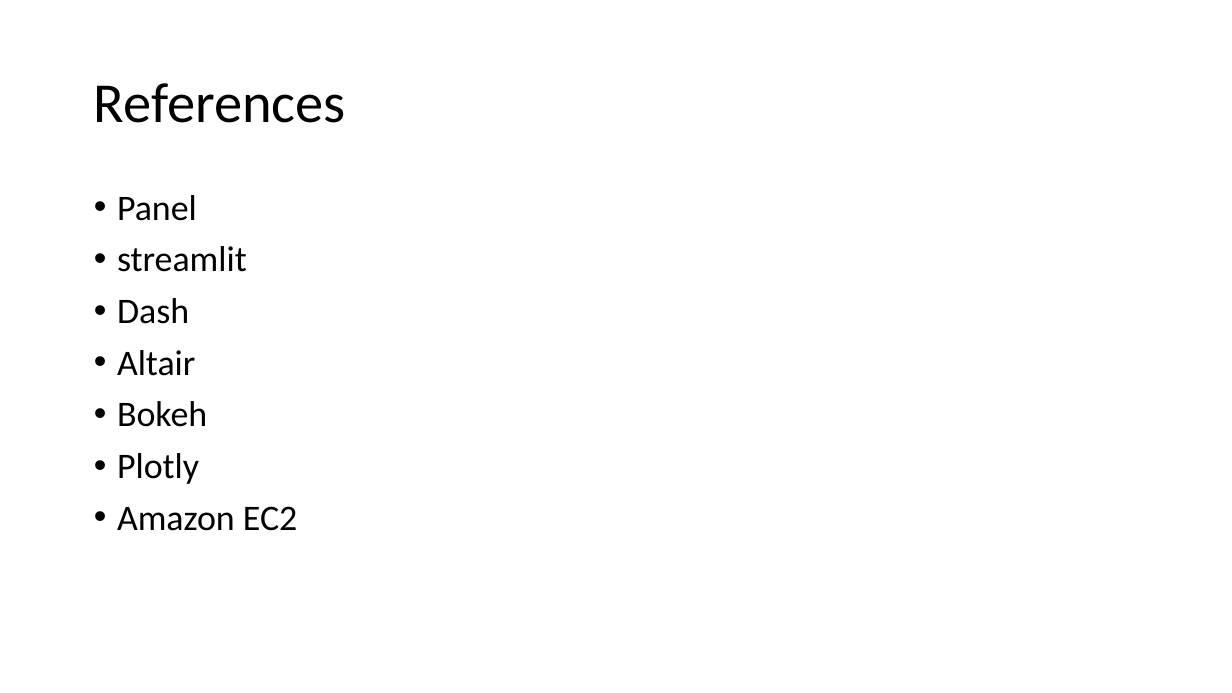
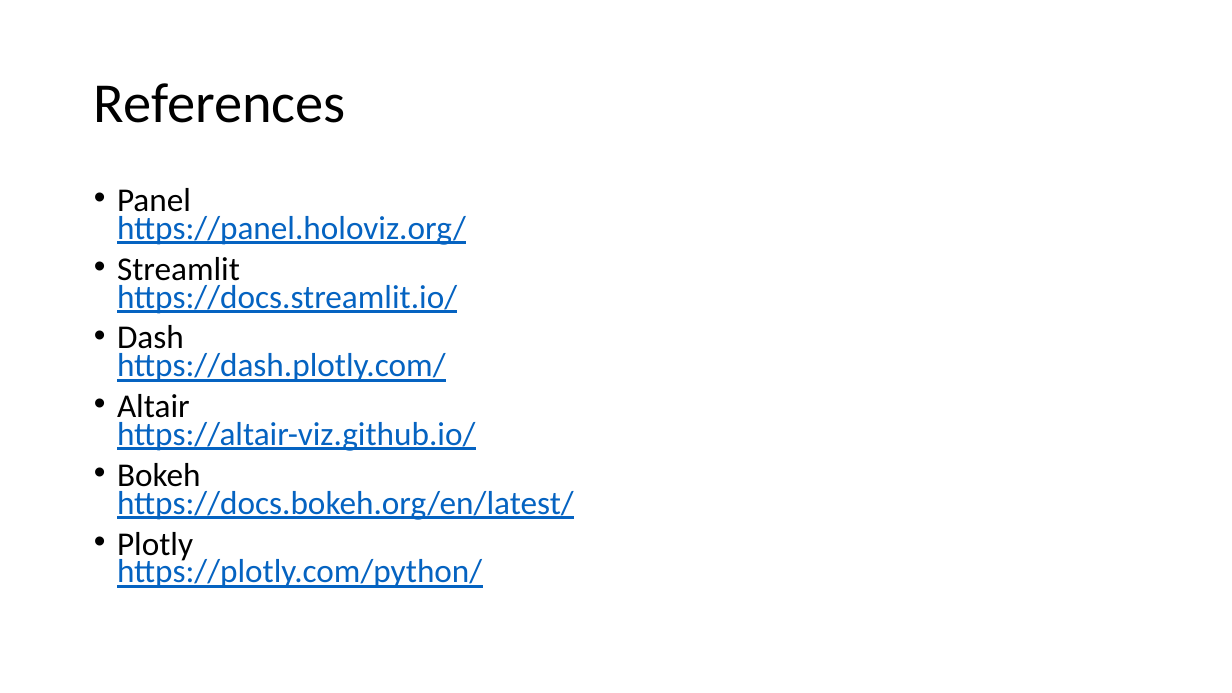
Before and after one commit to gjbex/Python-dashboards, a slide deck: slide 9 of python_dashboards.pptx. Drawn at 1232x693 pixels with LibreOffice and Linux fonts; fonts in the diff are those of the drawing. Boxes give left, top, right and bottom in pixels: in the first picture for what was removed or moved away, otherwise in the second. Text is boxed around its words. In the diff, an @@ line names an element or a change of style, - is before the commit and + after.

Commit message:
Add references

```diff
--- a/python_dashboards.pptx
+++ b/python_dashboards.pptx
@@ text at [117,188,574,588]: text changed; size 28 to 25.9 pt; text colour #000000 to #0563C1 @@
-• Panel
-• streamlit
-• Dash
-• Altair
-• Bokeh
-• Plotly
-• Amazon EC2
+• Panel
+  https://panel.holoviz.org/
+• Streamlit
+  https://docs.streamlit.io/
+• Dash
+  https://dash.plotly.com/
+• Altair
+  https://altair-viz.github.io/
+• Bokeh
+  https://docs.bokeh.org/en/latest/
+• Plotly
+  https://plotly.com/python/
```
Also in this commit, not shown: 1 other slide changed.
